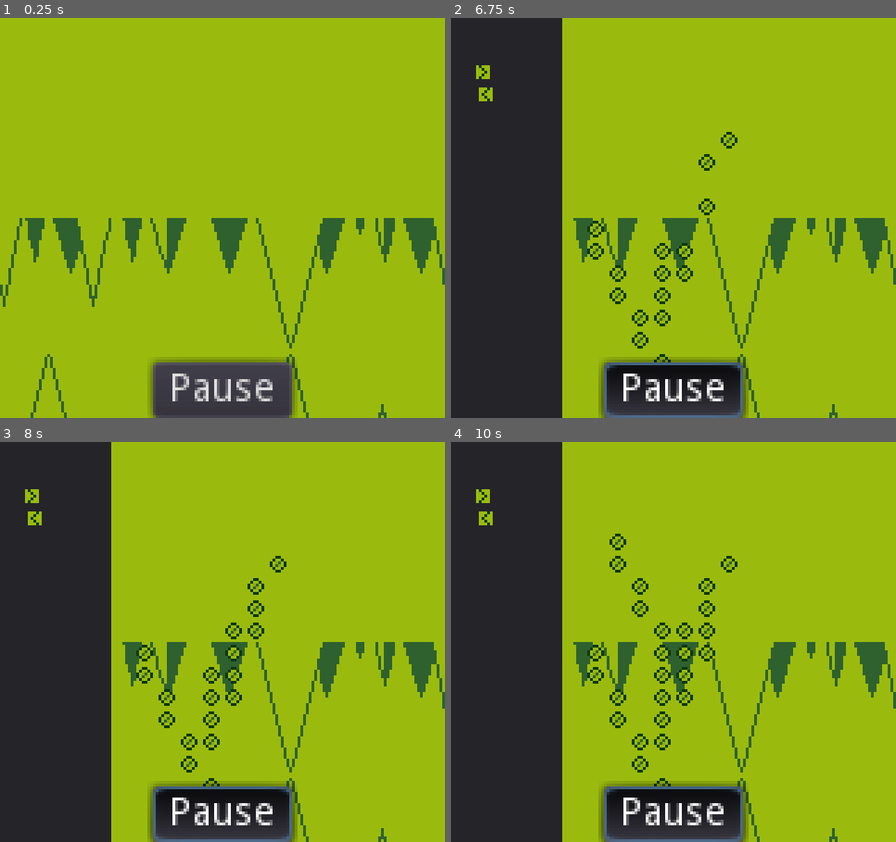
Above: before the commit, frames 1-4 (two rows, left to right).
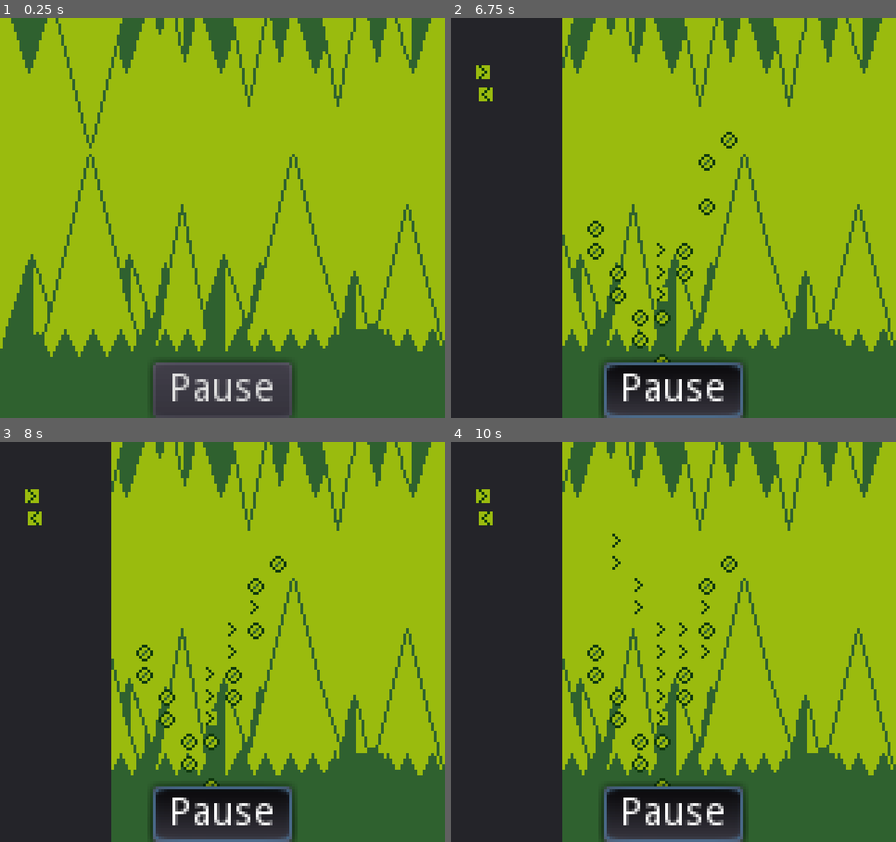
Above: after the commit, the same moments.

Repository: AlanRostem/TurboTrooper
Game: Godot game, scene res://scenes/editor/Editor.tscn
The game is run twice, just before and just after one commit, with the same random seed, the same clock (stepped at 60 frames per second) and the same inputs. This scene is started directly instead of the project's main scene. Sound files missing from this copy of the repository are replaced by a short silence.
Inputs (mouse positions are in pixels of both pictures, inside the frame that each line leads up to):
- Up to frame 1 (0.25 s): no input
- Up to frame 2 (6.75 s): click (873, 194) at 0.5 s; click (691, 50) at 1.25 s; tap Enter (pause) at 2 s; drag from (651, 350) to (718, 130) at 2.02 s; drag from (584, 238) to (664, 362) at 2.77 s; click (473, 194) at 3.5 s; move the mouse to (718, 130) at 4.27 s; hold A (move_left) 4.28-5 s; tap K (fire) at 4.35 s; click (495, 86) at 5 s; click "Pause" at 5.75 s; drag from (651, 298) to (709, 162) at 6.52 s
- Up to frame 3 (8 s): move the mouse to (356, 702) at 7.27 s; hold D (move_right) from 7.28 s (still down); tap S (aim_down) at 7.35 s
- Up to frame 4 (10 s): release D (move_right) at 8 s; drag from (540, 582) to (682, 698) at 8.02 s; move the mouse to (695, 642) at 8.77 s; hold D (move_right) 8.78-9.5 s; tap K (fire) at 8.85 s; click (695, 642) at 8.92 s; drag from (606, 542) to (682, 674) at 9.52 s

The runs differ from the first frame. In frame 1, 28% of the frame differs, in the area x 0-100%, y 0-100%; in frame 2, 20%; in frame 3, 20%; in frame 4, 20%.
Error before the commit: Invalid call. Nonexistent function 'get_editor_canvas' in base 'CanvasLayer'. (res://scenes/editor/buttons/TileButton.gd:23)

Commit message:
strange drawing behavior...

Diff:
--- a/project/scenes/editor/Editor.tscn
+++ b/project/scenes/editor/Editor.tscn
@@ -57,6 +57,13 @@
 
 [node name="Camera2D" type="Camera2D" parent="CanvasLayer/Canvas/CameraHolder"]
 current = true
+limit_left = 0
+limit_top = 0
+limit_bottom = 144
+drag_margin_left = 0.0
+drag_margin_top = 0.0
+drag_margin_right = 0.0
+drag_margin_bottom = 0.0
 
 [node name="MenuLayer" type="CanvasLayer" parent="."]
 
--- a/project/scenes/editor/buttons/EntityButton.gd
+++ b/project/scenes/editor/buttons/EntityButton.gd
@@ -2,7 +2,7 @@
 extends TextureButton
 
 
-onready var __editor = get_parent().get_parent().get_parent()
+onready var __editor = get_parent().get_parent().get_parent().get_parent()
 export var __tile_set = preload("res://assets/resources/MainTileSet.tres") setget set_tile_set
 export(Texture) var __icon = null setget set_icon
 export(PackedScene) var __entity = null setget set_entity
--- a/project/scenes/editor/buttons/TileButton.gd
+++ b/project/scenes/editor/buttons/TileButton.gd
@@ -1,7 +1,7 @@
 tool
 extends TextureButton
 
-onready var __editor = get_parent().get_parent().get_parent()
+onready var __editor = get_parent().get_parent().get_parent().get_parent()
 export var __tile_set = preload("res://assets/resources/MainTileSet.tres") setget set_tile_set
 export var __type = -1 setget set_type
 
